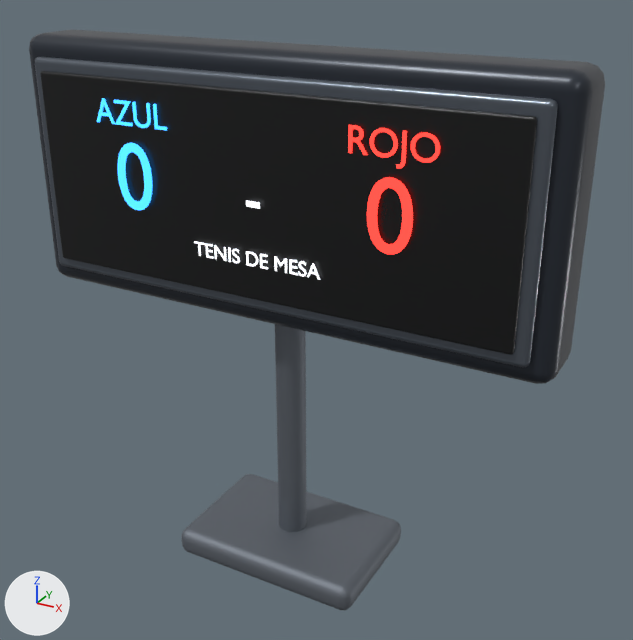
Renders of the OBJ model TenisDeMesa3D/Models/marcador.obj from each side of a commit.
The view is the same before and after, from a camera (50 mm lens) standing at (0.936, -1.552, 2.041) and looking at (0.05, 0.059, 1.235). Lighting does not change. The marker at lower left points along +X, +Y and +Z. The older version comes first. Where no turn or scale is listed for an object, it has been applied to the vertices.

Objects in the first picture: 'Base_Soporte', 'Carcasa_Principal', 'Etiqueta_Azul', 'Etiqueta_Rojo', 'Marco_Pantalla', 'Pantalla_Digital', 'Poste_Soporte', 'Puntaje_Azul', 'Puntaje_Rojo', 'Subtitulo' and 1 more.
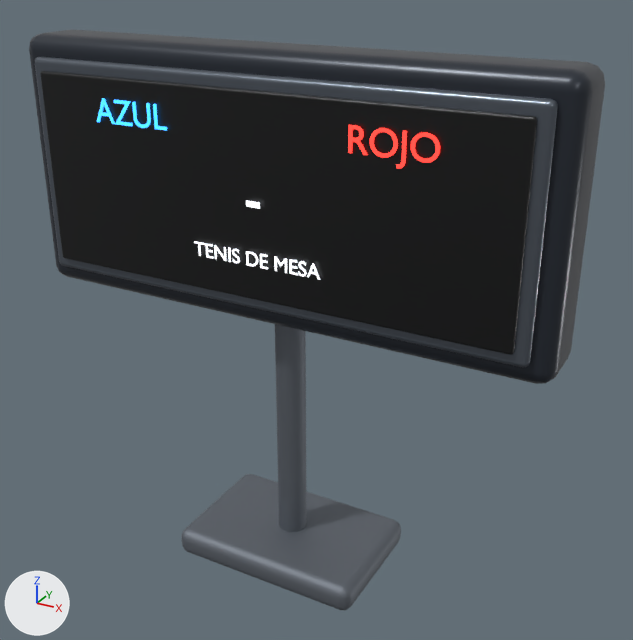
What differs and where, as boxes [x1, y1, x2, y2] in the pictures (633 x 640 px):
'Puntaje_Rojo', deleted (red): before [367, 177, 413, 255]
'Puntaje_Azul', deleted (blue): before [117, 143, 153, 210]

The change in detail:
Object 'Puntaje_Azul' (ob_puntaje_azul) is deleted.
Object 'Puntaje_Rojo' (ob_puntaje_rojo) is deleted.
